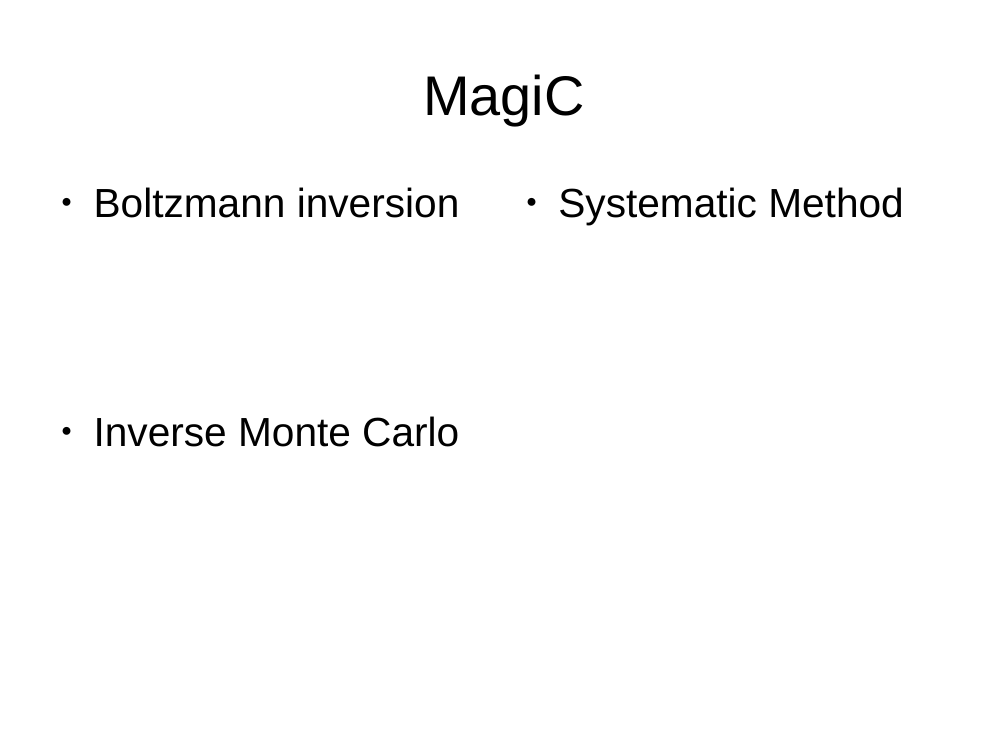
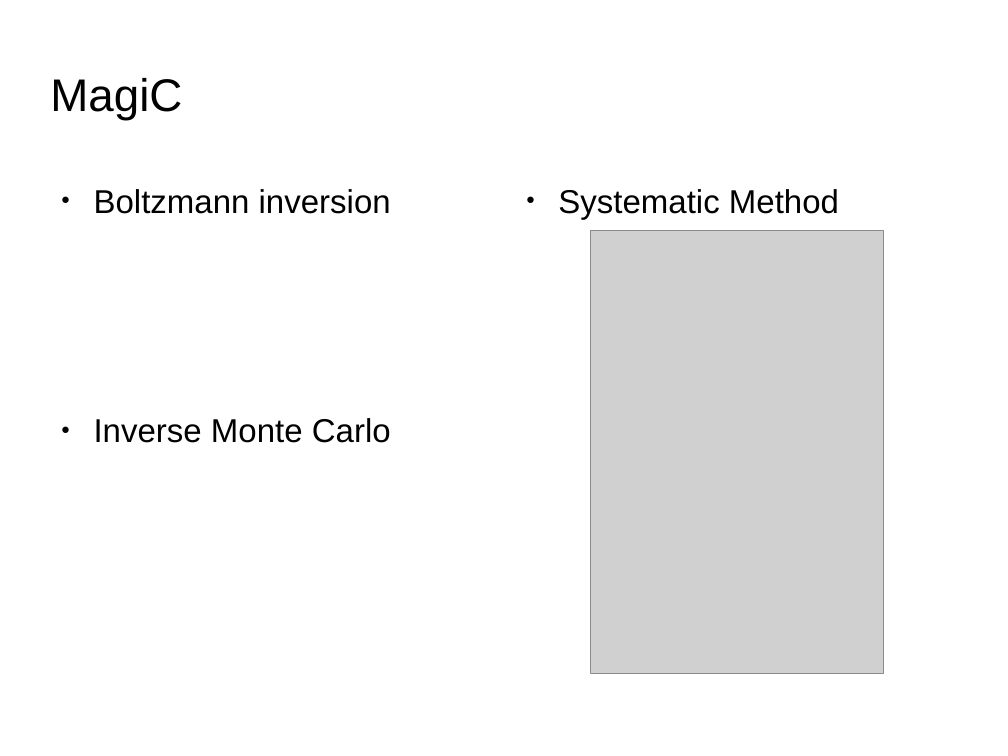
Before and after one commit to acnz/summer-prj, a slide deck: slide 6 of Slides.odp (slide 5 before the commit). Drawn at 1008x756 pixels with LibreOffice and Linux fonts; fonts in the diff are those of the drawing; grey boxes stand for pictures; background and template pictures are left out. Boxes give left, top, right and bottom in pixels: in the first picture for what was removed or moved away, otherwise in the second. Text is boxed around its words. In the diff, an @@ line names an element or a change of style, - is before the commit and + after.

```diff
--- a/Slides.odp
+++ b/Slides.odp
@@ title "MagiC": place and size @@
-title "MagiC" at (423,74,584,125)
+title "MagiC" at (50,78,182,121)
@@ title "MagiC" at (50,78,182,121): size 44 to 36 pt; alignment centre to left @@
@@ size 32 to 26 pt in 3 elements at (94,418,391,443), (558,189,839,219), (94,189,391,214) @@
@@ picture added at (591,231,885,673) @@
```
Also in this commit, not shown: 9 other slides changed, 1 slide added, 4 other files.
